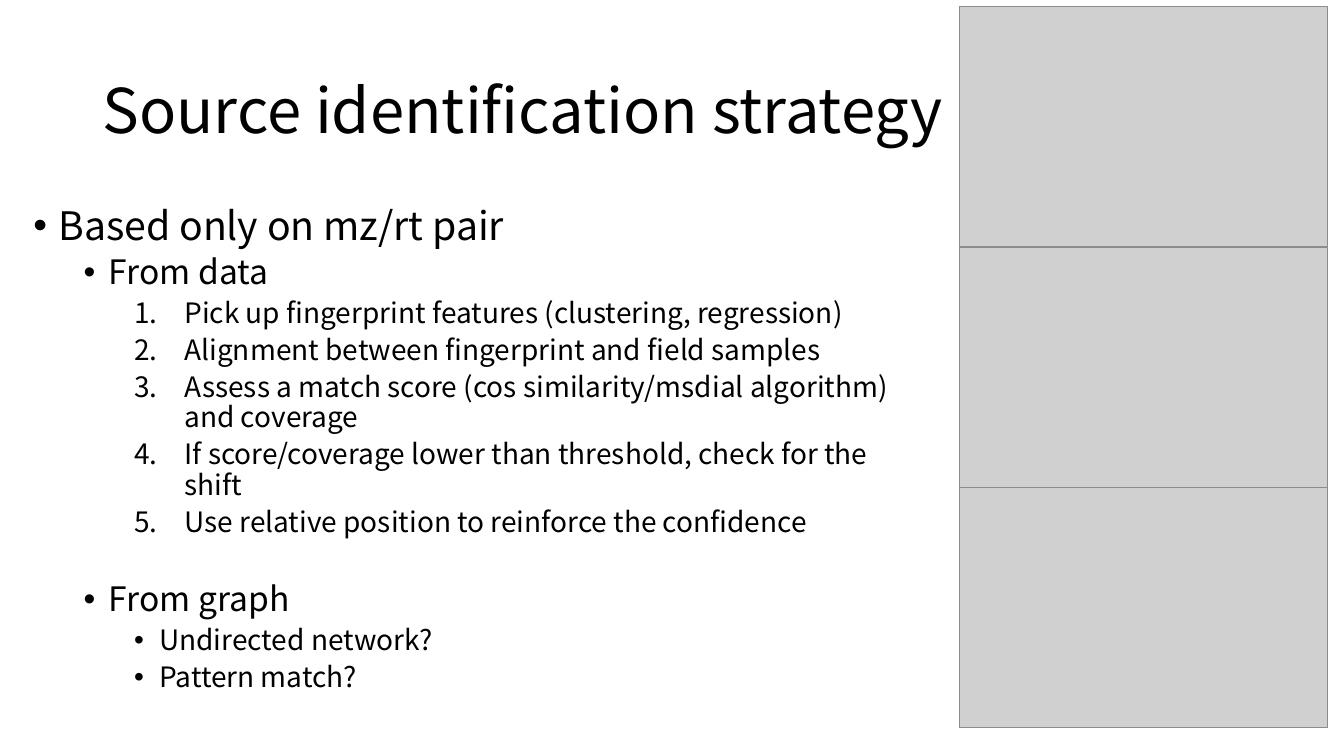
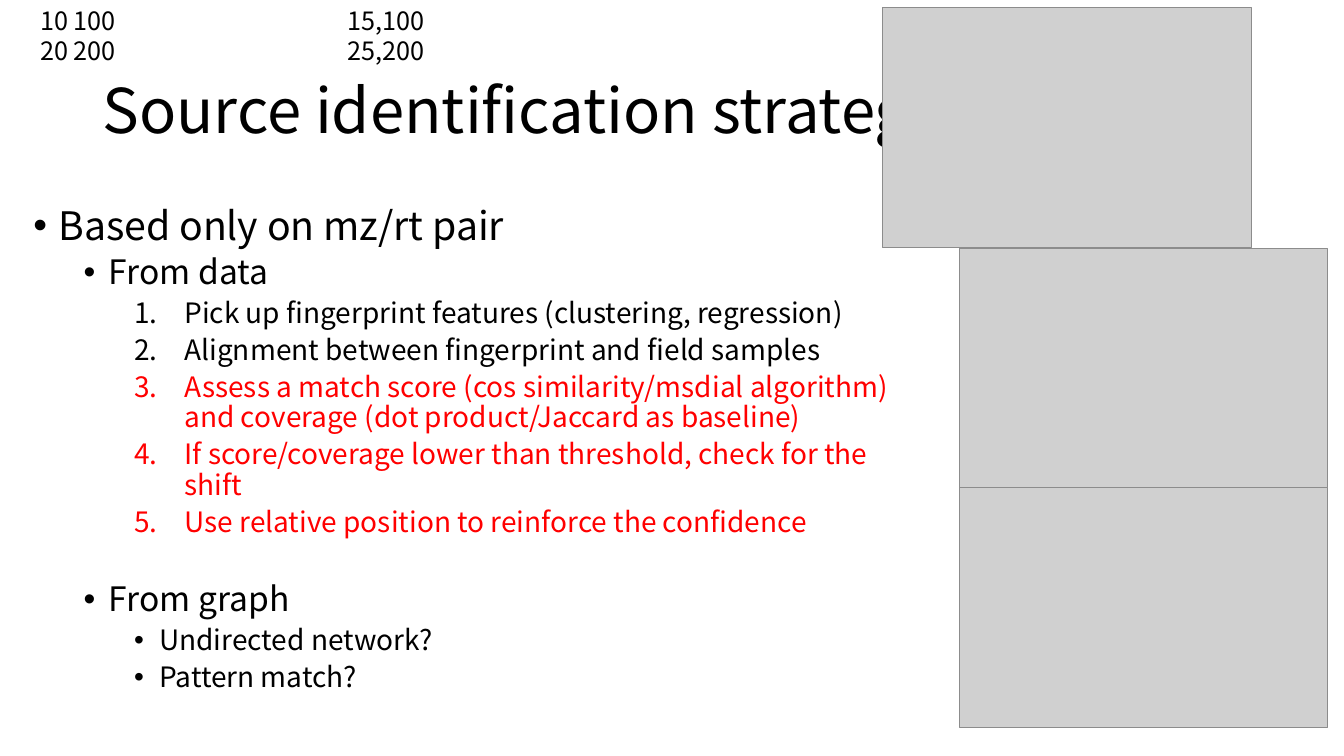
Before and after one commit to XiminHu/mass-suite, a slide deck: slide 16 of doc/CR-20210202.pptx. Drawn at 1344x756 pixels with LibreOffice and Linux fonts; fonts in the diff are those of the drawing; grey boxes stand for pictures. Boxes give left, top, right and bottom in pixels: in the first picture for what was removed or moved away, otherwise in the second. Text is boxed around its words. In the diff, an @@ line names an element or a change of style, - is before the commit and + after.

```diff
--- a/doc/CR-20210202.pptx
+++ b/doc/CR-20210202.pptx
@@ text added at [40, 11, 116, 61], 18 pt, text #000000 @@
+10 100
+20 200
@@ text added at [348, 11, 425, 65], 18 pt, text #000000 @@
+15,100
+25,200
@@ picture: place and size @@
-picture at [960, 7, 1329, 247]
+picture at [883, 8, 1252, 248]
@@ text at [184, 374, 888, 434]: text changed; text colour #000000 to #FF0000 @@
-    3. Assess a match score (cos similarity/msdial algorithm) and coverage
+    3. Assess a match score (cos similarity/msdial algorithm) and coverage (dot product/Jaccard as baseline)
@@ text at [184, 441, 867, 539]: text colour #000000 to #FF0000 in "If score/coverage lower than threshold, check for ...", "Use relative position to reinforce the confidence" @@
```
Also in this commit, not shown: 4 other slides changed, 1 slide added, 2 other files.
